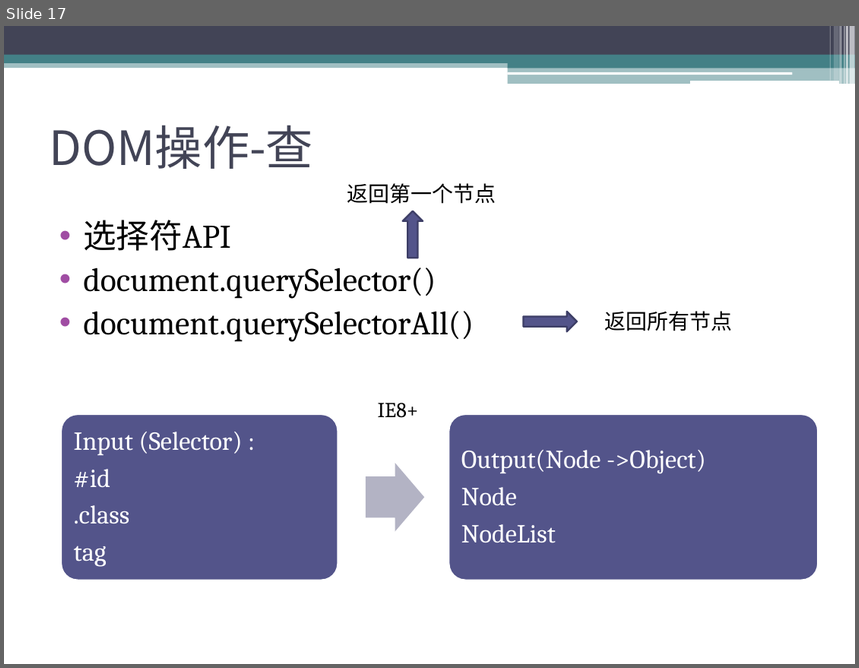
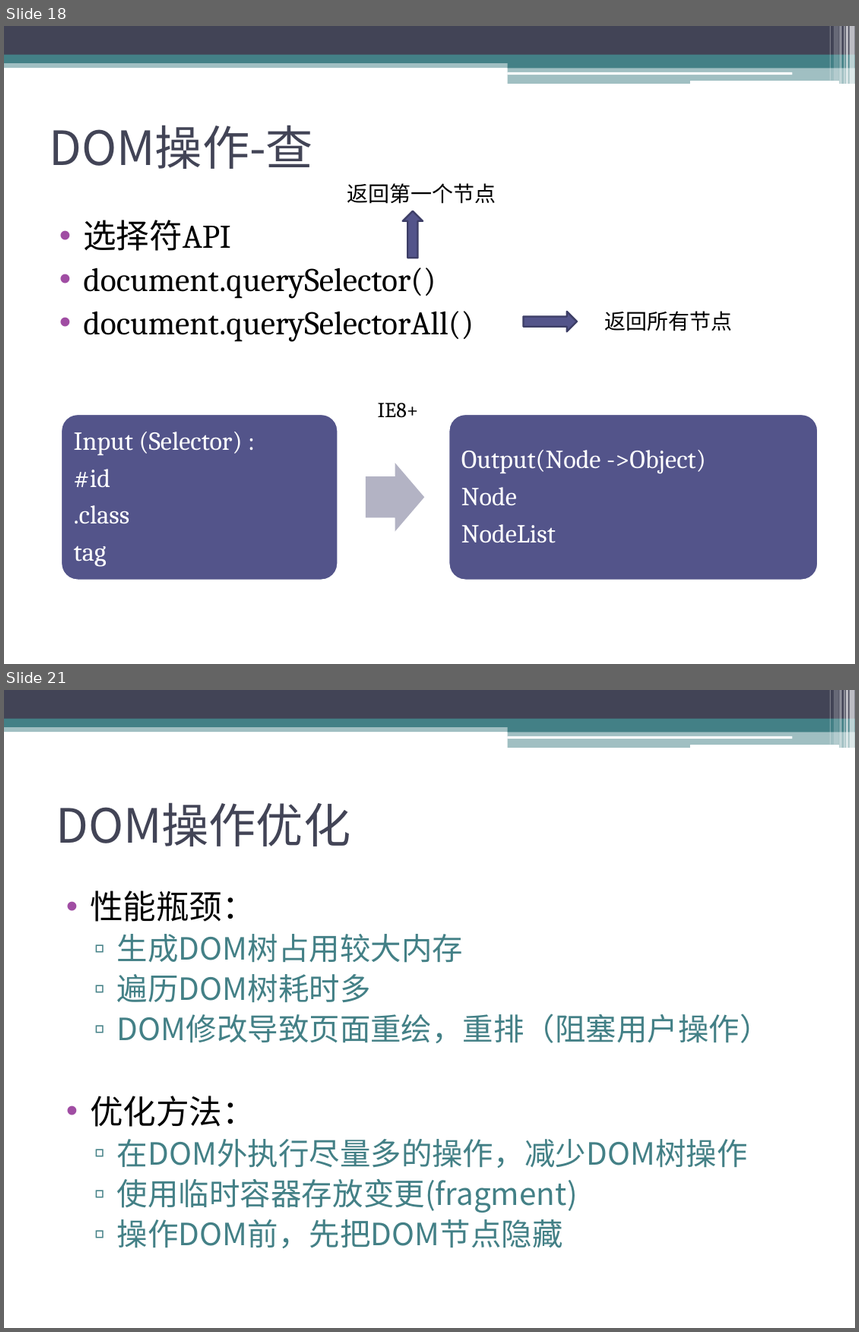
Before and after one commit to sophiazzw/Front_Library, a slide deck: manipulation.pptx. Shown one above the other, each under a label of ours: slide 17 before the commit, slides 18 and 21 after it; the slides between them are not shown. The pictures are 859x668 and 859x1332 pixels, drawn with LibreOffice and Linux fonts; fonts in the diff are those of the drawing. Boxes give left, top, right and bottom in pixels: in the first picture for what was removed or moved away, otherwise in the second. Text is boxed around its words. In the diff, an @@ line names an element or a change of style, - is before the commit and + after.

```diff
--- a/manipulation.pptx
+++ b/manipulation.pptx
@@ slide 21 added at [4,690,855,1328], background #FFFFFF; not listed: 13 template elements that a slide beside it also shows @@
@@ title added at [56,802,351,847], 40 pt, text #424456 @@
+DOM操作优化
@@ text added at [90,891,771,1249], 26 pt, text #438086 @@
+• 性能瓶颈：
+  ▫ 生成DOM树占用较大内存
+  ▫ 遍历DOM树耗时多
+  ▫ DOM修改导致页面重绘，重排（阻塞用户操作）
+• 优化方法：
+  ▫ 在DOM外执行尽量多的操作，减少DOM树操作
+  ▫ 使用临时容器存放变更(fragment)
+  ▫ 操作DOM前，先把DOM节点隐藏
@@ what was slide 17 is now slide 18 @@
```
Also in this commit, not shown: 5 slides changed, 7 other slides added, 4 other files.
